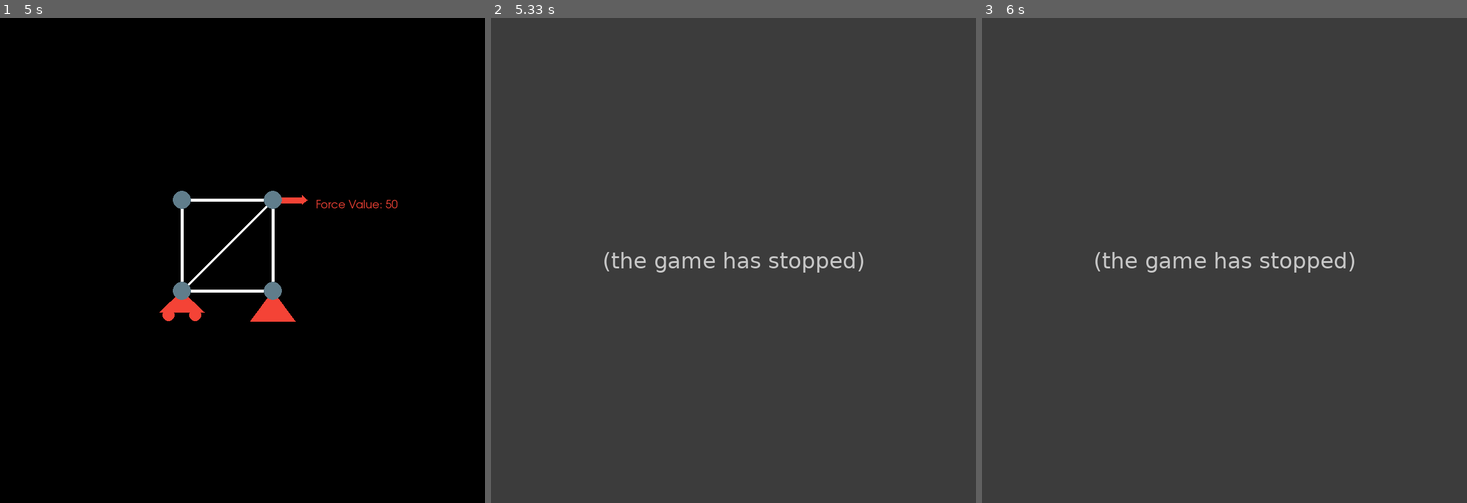
Above: before the commit, frames 1-3 (left to right).
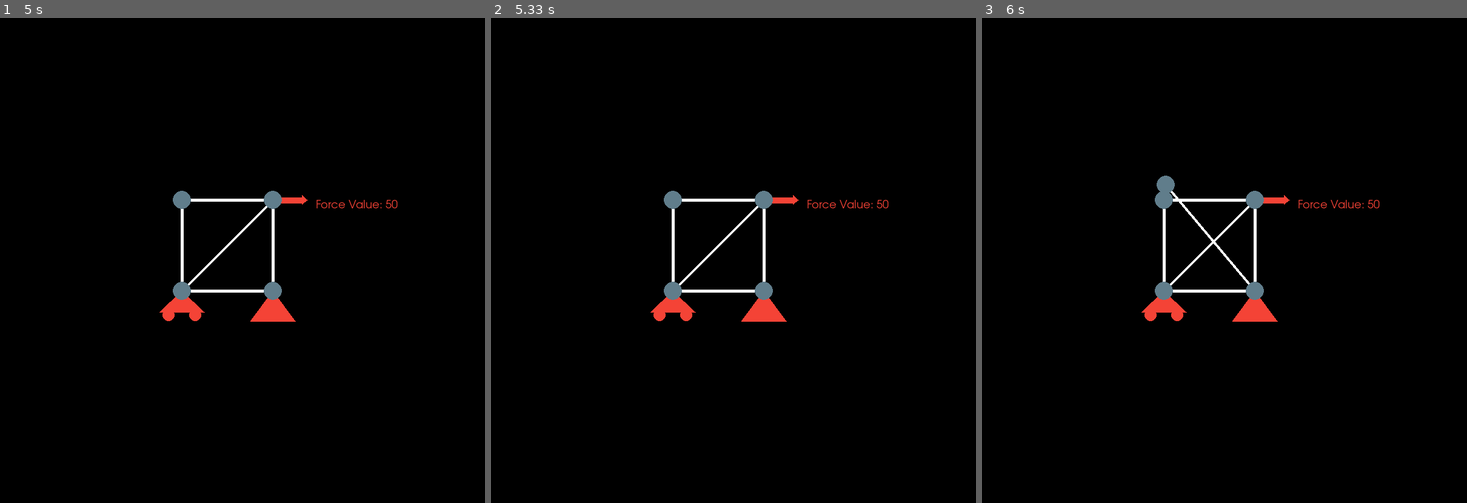
Above: after the commit, the same moments.

Repository: vinnnyr/Vinny-Truss-Solver
Game: pygame game, started from newMain.py
Same seed, same stepped clock (60 frames per second), same inputs: the game is played once before the commit and once after it. The source is Python 2; it was converted automatically to run under Python 3.
Inputs (mouse positions are in pixels of both pictures, inside the frame that each line leads up to):
- Up to frame 1 (5 s): tap 2 at 0.33 s; click (329, 124) at 0.72 s; tap 0 at 1.5 s
- Up to frame 2 (5.33 s): click (762, 294) at 5.05 s
- Up to frame 3 (6 s): click (1166, 182) at 5.38 s

Frame 1 is identical in both runs. In frame 2, 100% of the frame differs, in the area x 0-100%, y 0-100%; in frame 3, 100%.
Error before the commit: TypeError: Structure.addMemb() takes 2 positional arguments but 3 were given (newMain.py lin...; the game stopped at 5.05 s (later frames are placeholders)

Commit message:
Reverted state... trying to fix number of nodes bug again

Diff:
--- a/newMain.py
+++ b/newMain.py
@@ -32,7 +32,7 @@
                     if var.__class__.__name__ == 'list':
                         var = var[0]  # this condition happens when you trace over members
                     # self.addMemb(lastMemb.endPos)  # start new memb
-                    self.addMemb(var.endPos,var)
+                    self.addMemb(var.endPos)
         else:  # No membList population, start one.
             self.addMemb((mouseX, mouseY))
 
@@ -47,7 +47,7 @@
             print(' ')
 
     def addMemb(self, pos):
-        self.membList.append(Member(pos))
+        self.membList.append(Member(pos,self))
 
     def forceMembPos(self, pos1, pos2):
         self.addMemb(pos1)
@@ -90,10 +90,12 @@
 
 
 class Member:
-    def __init__(self, startPos):
+    def __init__(self, startPos,struct):
         self.startPos = startPos
+        self.myStruct=struct
         # self.endPos = (mouseX, mouseY)
         self.nodeList = []
+        #self.var=checkCollide()
         self.nodeList.append(Node(self.startPos, True))
         self.color = white  # white
         self.moving = True
@@ -272,11 +274,11 @@
         elif event.type == pygame.KEYDOWN:
             if event.key == pygame.K_0:
                 mode = 0
+                mainStruct.printInfo()
             elif event.key == pygame.K_1:
                 mode = 1  # pin
             elif event.key == pygame.K_2:
                 mode = 2  # roller
-                mainStruct.printInfo()
             elif event.key == pygame.K_3:
                 mode = 3  # ved
                 # mainStruct.testingScenario()
